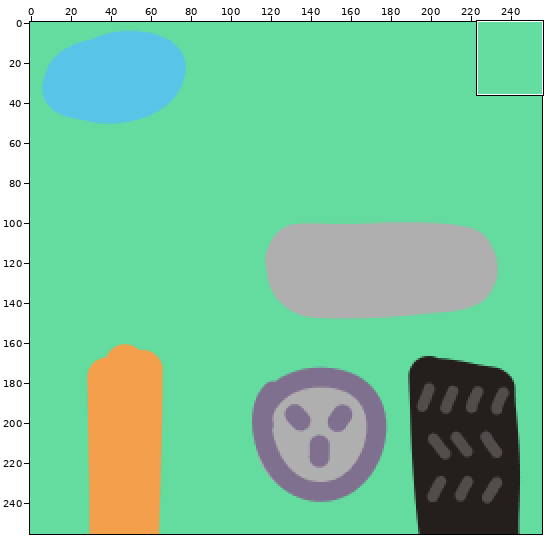
A sprite sheet gets an edit: assets/3d/car_tex.png. The first picture is a wide view before the edit; the outline marks the close-up.
Close-up. First the earlier version:
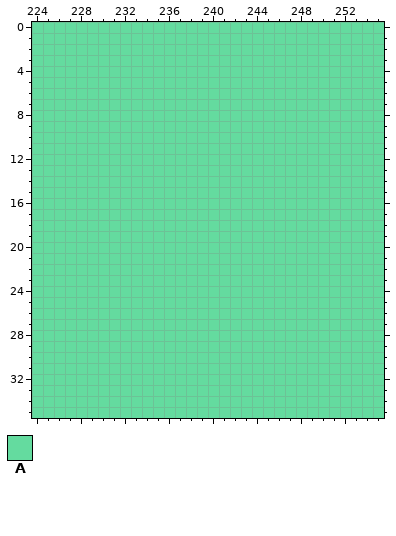
The file is 256x256 pixels. Colours within 5 levels of each other are drawn and written as one. Shown: x 224..255, y 0..35.
Palette (. is transparent): A #64db9f
Pixels before, first column x 224:
 0 AAAAAAAAAAAAAAAAAAAAAAAAAAAAAAAA
 1 AAAAAAAAAAAAAAAAAAAAAAAAAAAAAAAA
 2 AAAAAAAAAAAAAAAAAAAAAAAAAAAAAAAA
 3 AAAAAAAAAAAAAAAAAAAAAAAAAAAAAAAA
 4 AAAAAAAAAAAAAAAAAAAAAAAAAAAAAAAA
 5 AAAAAAAAAAAAAAAAAAAAAAAAAAAAAAAA
 6 AAAAAAAAAAAAAAAAAAAAAAAAAAAAAAAA
 7 AAAAAAAAAAAAAAAAAAAAAAAAAAAAAAAA
 8 AAAAAAAAAAAAAAAAAAAAAAAAAAAAAAAA
 9 AAAAAAAAAAAAAAAAAAAAAAAAAAAAAAAA
10 AAAAAAAAAAAAAAAAAAAAAAAAAAAAAAAA
11 AAAAAAAAAAAAAAAAAAAAAAAAAAAAAAAA
12 AAAAAAAAAAAAAAAAAAAAAAAAAAAAAAAA
13 AAAAAAAAAAAAAAAAAAAAAAAAAAAAAAAA
14 AAAAAAAAAAAAAAAAAAAAAAAAAAAAAAAA
15 AAAAAAAAAAAAAAAAAAAAAAAAAAAAAAAA
16 AAAAAAAAAAAAAAAAAAAAAAAAAAAAAAAA
17 AAAAAAAAAAAAAAAAAAAAAAAAAAAAAAAA
18 AAAAAAAAAAAAAAAAAAAAAAAAAAAAAAAA
19 AAAAAAAAAAAAAAAAAAAAAAAAAAAAAAAA
20 AAAAAAAAAAAAAAAAAAAAAAAAAAAAAAAA
21 AAAAAAAAAAAAAAAAAAAAAAAAAAAAAAAA
22 AAAAAAAAAAAAAAAAAAAAAAAAAAAAAAAA
23 AAAAAAAAAAAAAAAAAAAAAAAAAAAAAAAA
24 AAAAAAAAAAAAAAAAAAAAAAAAAAAAAAAA
25 AAAAAAAAAAAAAAAAAAAAAAAAAAAAAAAA
26 AAAAAAAAAAAAAAAAAAAAAAAAAAAAAAAA
27 AAAAAAAAAAAAAAAAAAAAAAAAAAAAAAAA
28 AAAAAAAAAAAAAAAAAAAAAAAAAAAAAAAA
29 AAAAAAAAAAAAAAAAAAAAAAAAAAAAAAAA
30 AAAAAAAAAAAAAAAAAAAAAAAAAAAAAAAA
31 AAAAAAAAAAAAAAAAAAAAAAAAAAAAAAAA
32 AAAAAAAAAAAAAAAAAAAAAAAAAAAAAAAA
33 AAAAAAAAAAAAAAAAAAAAAAAAAAAAAAAA
34 AAAAAAAAAAAAAAAAAAAAAAAAAAAAAAAA
35 AAAAAAAAAAAAAAAAAAAAAAAAAAAAAAAA
After the commit:
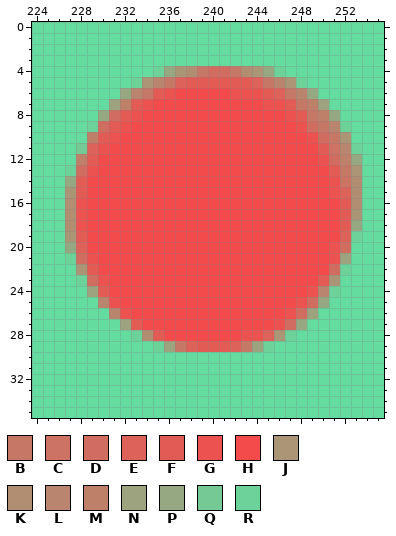
Colours new in this view: B #c67866  C #cc7363  D #d16d60  E #dd6259  F #e35b55  G #ec5250  H #f34b4c  J #aa9577  K #b18e72  L #b9856e  M #bf806a  N #9ca37e  P #96a882  Q #75c995  R #6dd29a
The commit says: placeholder skybox, car model tweak
Diff:
y 4: x 235..246 AAAAAAAAAAAA -> RPJKBDDBKJPR
y 5: x 233..248 AAAAAAAAAAAAAAAA -> RJLBEFFFFFFEBLJR
y 6: x 232..249 AAAAAAAAAAAAAAAAAA -> PLBFGHHHHHGGGFEBLP
y 7: x 231..250 AAAAAAAAAAAAAAAAAAAA -> NMFGHHHHHHHHHHGGFBMN
y 8: x 230..251 AAAAAAAAAAAAAAAAAAAAAA -> PDFGHHHHHHHHHHHHHGFBMP
y 9: x 229..252 AAAAAAAAAAAAAAAAAAAAAAAA -> RDFGHHHHHHHHHHHHHHHGDBLR
y 10: x 229..252 AAAAAAAAAAAAAAAAAAAAAAAA -> MFGHHHHHHHHHHHHHHHHHGDBJ
y 11: x 228..253 AAAAAAAAAAAAAAAAAAAAAAAAAA -> QEGHHHHHHHHHHHHHHHHHHHFCLR
y 12: x 228..253 AAAAAAAAAAAAAAAAAAAAAAAAAA -> MFHHHHHHHHHHHHHHHHHHHHGDMP
y 13: x 227..253 AAAAAAAAAAAAAAAAAAAAAAAAAAA -> RDGHHHHHHHHHHHHHHHHHHHHHFBJ
y 14: x 227..253 AAAAAAAAAAAAAAAAAAAAAAAAAAA -> PFHHHHHHHHHHHHHHHHHHHHHHGCK
y 15: x 227..253 AAAAAAAAAAAAAAAAAAAAAAAAAAA -> JFHHHHHHHHHHHHHHHHHHHHHHGEK
y 16: x 227..253 AAAAAAAAAAAAAAAAAAAAAAAAAAA -> KGHHHHHHHHHHHHHHHHHHHHHHHFK
y 17: x 227..253 AAAAAAAAAAAAAAAAAAAAAAAAAAA -> KGHHHHHHHHHHHHHHHHHHHHHHHFJ
y 18: x 227..253 AAAAAAAAAAAAAAAAAAAAAAAAAAA -> KGHHHHHHHHHHHHHHHHHHHHHHHFP
y 19: x 227..253 AAAAAAAAAAAAAAAAAAAAAAAAAAA -> JFHHHHHHHHHHHHHHHHHHHHHHHER
y 20: x 227..252 AAAAAAAAAAAAAAAAAAAAAAAAAA -> PEHHHHHHHHHHHHHHHHHHHHHHGD
y 21: x 227..252 AAAAAAAAAAAAAAAAAAAAAAAAAA -> RDGHHHHHHHHHHHHHHHHHHHHHGN
y 22: x 228..252 AAAAAAAAAAAAAAAAAAAAAAAAA -> JFHHHHHHHHHHHHHHHHHHHHHDR
y 23: x 228..251 AAAAAAAAAAAAAAAAAAAAAAAA -> RDGHHHHHHHHHHHHHHHHHHHFJ
y 24: x 229..251 AAAAAAAAAAAAAAAAAAAAAAA -> NFHHHHHHHHHHHHHHHHHHGLR
y 25: x 230..250 AAAAAAAAAAAAAAAAAAAAA -> LGHHHHHHHHHHHHHHHHGDP
y 26: x 231..249 AAAAAAAAAAAAAAAAAAA -> LGHHHHHHHHHHHHHHGDN
y 27: x 232..248 AAAAAAAAAAAAAAAAA -> NFHHHHHHHHHHHHGDP
y 28: x 233..247 AAAAAAAAAAAAAAA -> RKFHHHHHHHGGEJR
y 29: x 235..245 AAAAAAAAAAA -> RNBEFFFEBNR
Changed places in both close-ups, as pixel boxes (x1, y1, x2, y2):
changed: (65, 66, 362, 352)
